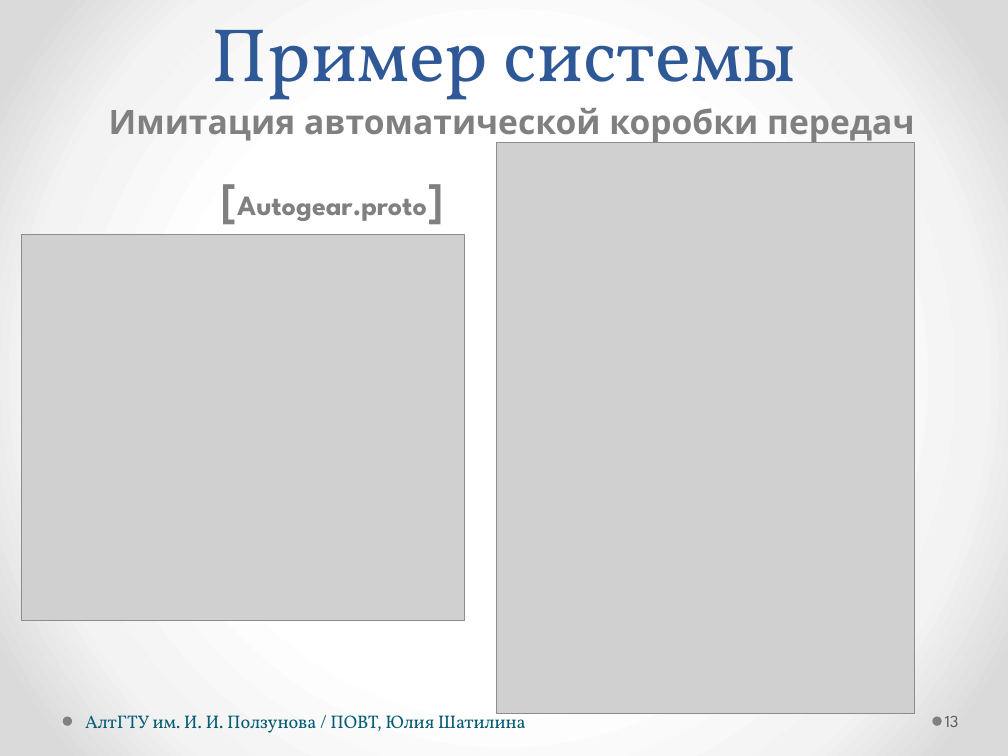
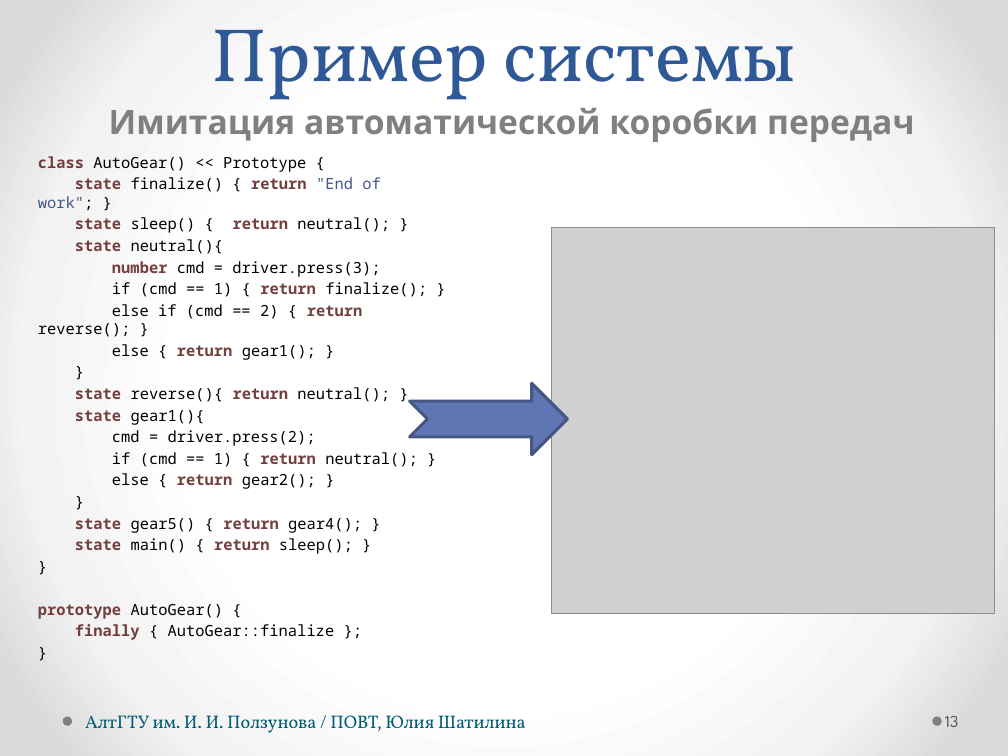
Before and after one commit to hisohito/proto-doc, a slide deck: slide 13 of shatilina.pptx. Drawn at 1008x756 pixels with LibreOffice and Linux fonts; fonts in the diff are those of the drawing; grey boxes stand for pictures. Boxes give left, top, right and bottom in pixels: in the first picture for what was removed or moved away, otherwise in the second. Text is boxed around its words. In the diff, an @@ line names an element or a change of style, - is before the commit and + after.

```diff
--- a/shatilina.pptx
+++ b/shatilina.pptx
@@ picture removed at <box>496,142,914,714</box> @@
@@ text added at <box>38,156,427,640</box>, 11 pt, text #000000 @@
+class AutoGear() << Prototype {
+state finalize() { return "End of work"; }
+state sleep() { return neutral(); }
+state neutral(){
+number cmd = driver.press(3);
+if (cmd == 1) { return finalize(); }
+else if (cmd == 2) { return reverse(); }
+else { return gear1(); }
+}
+state reverse(){ return neutral(); }
+state gear1(){
+cmd = driver.press(2);
+if (cmd == 1) { return neutral(); }
+else { return gear2(); }
+}
+state gear5() { return gear4(); }
+state main() { return sleep(); }
+}
+prototype AutoGear() {
+finally { AutoGear::finalize };
+}
@@ text removed at <box>237,196,427,221</box> @@
-[Autogear.proto]
@@ picture: place and size @@
-picture at <box>21,234,465,621</box>
+picture at <box>551,227,995,614</box>
@@ notched right arrow added at <box>409,383,568,455</box>, fill #6076B4, outline #475785 2.25 pt @@
```
Also in this commit, not shown: 1 other slide changed, 1 slide removed.
